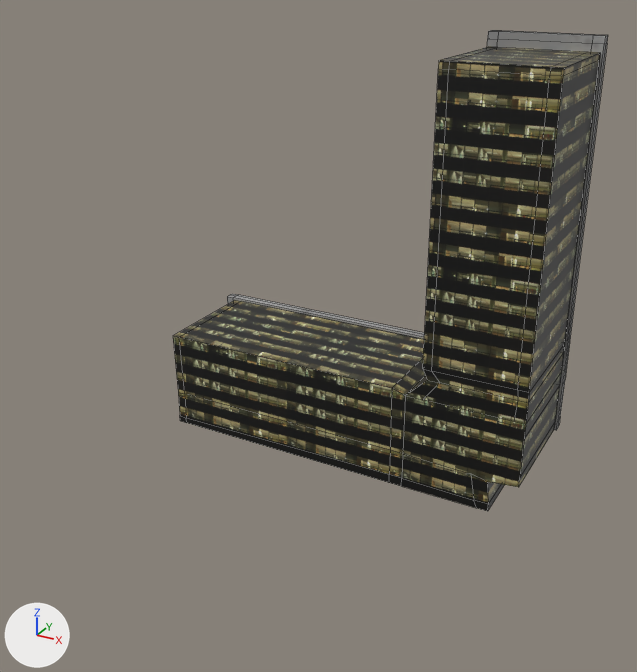
One commit to the Blender file assets/blender/seg2.blend: the scene before it, then after it.
The view is the same before and after, from a 50 mm lens placed at (246.0, -843.0, 81.0), pointed at (-118.0, -180.0, -251.0). Lighting does not change. The marker at lower left points along +X, +Y and +Z. Mesh edges are drawn as thin lines.

The scene before the commit, as lines of its bpy script (objects in view):
```python
mat_material = principled_material('Material')
mat_material.texture = img_seg1_rooftop_png
mat_material.roughness = 0.4
me_cube = bpy.data.meshes.new('Cube')
me_cube.from_pydata(...)  # 156 vertices, 148 faces; spans x -342.0..74.0, y -6.0..6.0, z -424.0..10.0
me_cube.materials.append(mat_material)  # picture img_seg1_rooftop_png
me_cube_001 = bpy.data.meshes.new('Cube.001')
me_cube_001.from_pydata(...)  # 156 vertices, 148 faces; spans x -330.0..71.0, y -131.0..-6.0, z -409.0..10.0
me_cube_001.materials.append(mat_material_002)  # picture img_windows_wall_lowres_jpg
ob_cube = bpy.data.objects.new('Cube', me_cube)
ob_cube.location = (0.0, 0.0, 0.0)
ob_cube_001 = bpy.data.objects.new('Cube.001', me_cube_001)
ob_cube_001.location = (0.0, 0.0, -14.0)
```
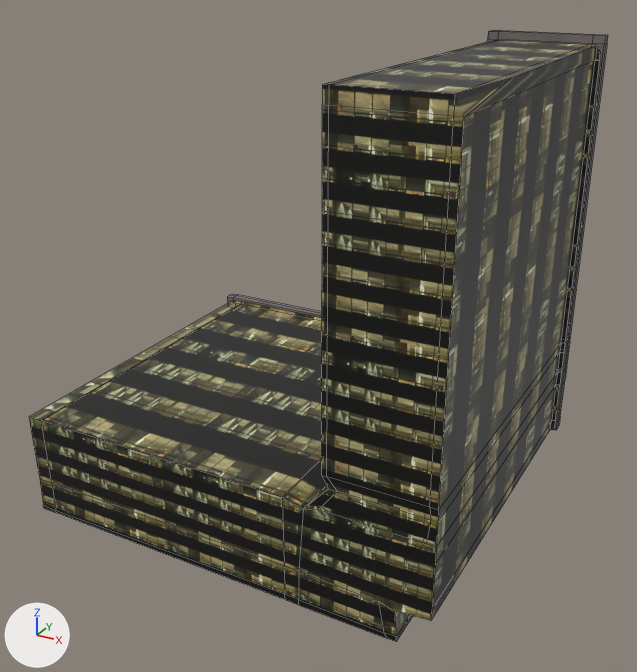
Where the newer file only moved an object's origin or applied its transform, the numbers keep the older frame.

Boxes [x1, y1, x2, y2] around the edits, measured in the pictures (637 x 672 px):
```json
{"object": "Cube.001", "change": "reshaped", "before": [173, 47, 600, 511], "after": [29, 40, 600, 641], "on screen": "34% wider, 29% taller"}
{"object": "Cube", "change": "surface changed", "before": [227, 30, 608, 430], "after": [227, 30, 608, 430]}
```

The change, as JSON lines over the scene's bpy script:
```json
{"op": "add", "block": "img_seg2_roof_png", "code": ["img_seg2_roof_png = load_image('seg2_roof.png', '../textures/seg2_roof.png', 512, 512, 'sRGB')"]}
{"op": "set", "path": "mat_material.texture", "old": "img_seg1_rooftop_png", "new": "img_seg2_roof_png"}
{"block": "me_cube_001", "where": "# used by ob_cube_001; location = (0.0, 0.0, -14.0)"}
{"op": "remove", "block": "me_cube_001", "code": "me_cube_001.from_pydata(...)  # 156 vertices, 148 faces; spans x -330.0..71.0, y -131.0..-6.0, z -409.0..10.0"}
{"op": "add", "block": "me_cube_001", "code": "me_cube_001.from_pydata(...)  # 156 vertices, 148 faces; spans x -337.0..71.0, y -340.0..-6.0, z -409.0..16.0"}
{"block": "me_cube_001", "change": "me_cube_001 part 1: 74 of 156 vertices moved; they spanned x -330.0..71.0, y -131.0..-6.0, z -409.0..10.0 and now span x -337.0..67.0, y -340.0..-6.0, z -405.0..16.0; mean shift (-1.0, -123.0, 1.0); largest move (-32.0, -130.0, 10.0) -> (-28.0, -339.0, 16.0)"}
```
